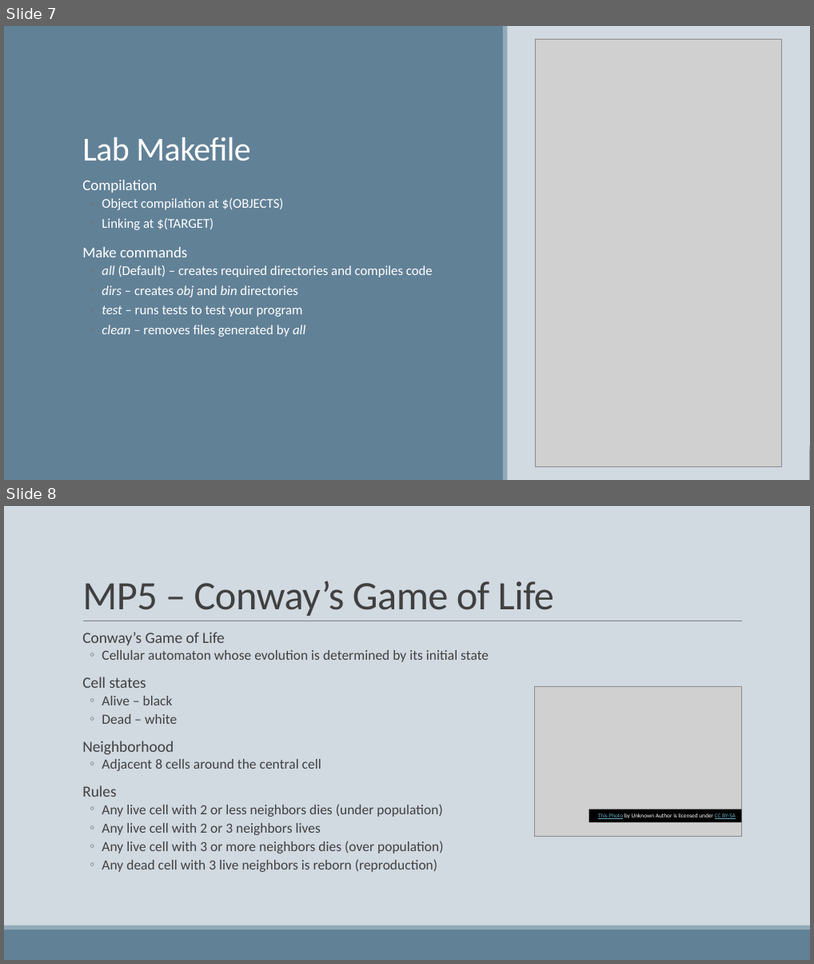
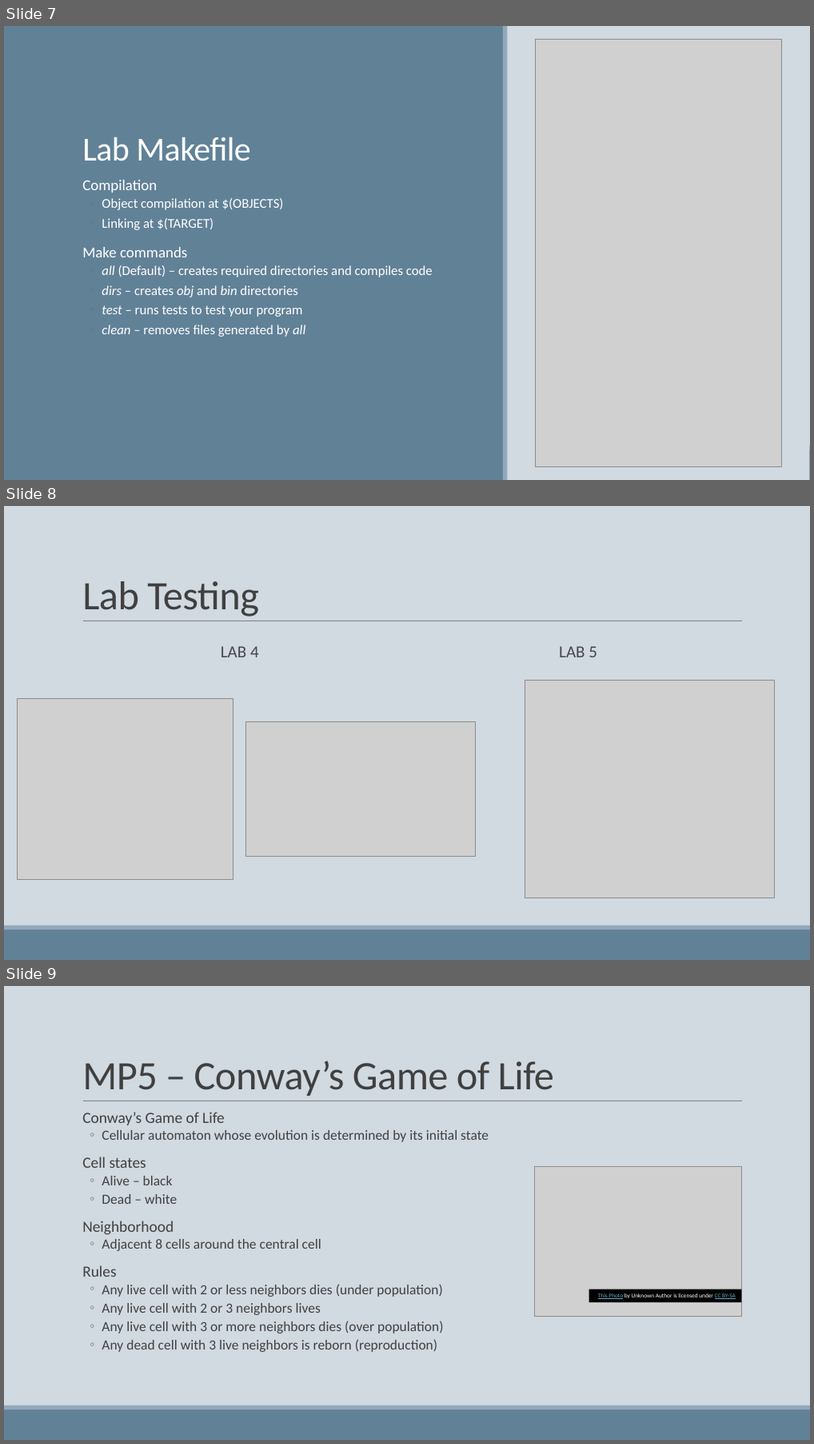
Before and after one commit to zwong15-2/ece220_comp, a slide deck: lab5/lecture/lab5.pptx. Shown one above the other, each under a label of ours: slides 7 and 8 before the commit, slides 7, 8 and 9 after it. The pictures are 814x964 and 814x1444 pixels, drawn with LibreOffice and Linux fonts; fonts in the diff are those of the drawing; grey boxes stand for pictures. Boxes give left, top, right and bottom in pixels: in the first picture for what was removed or moved away, otherwise in the second. Text is boxed around its words. In the diff, an @@ line names an element or a change of style, - is before the commit and + after.

Commit message:
Modifies lecture files

```diff
--- a/lab5/lecture/lab5.pptx
+++ b/lab5/lecture/lab5.pptx
@@ slide 8 added at [4, 506, 810, 960], background #D1D9E1; not listed: 3 template elements that a slide beside it also shows @@
@@ title added at [82, 581, 259, 616], 48 pt, text #404040 @@
+Lab Testing
@@ text added at [221, 646, 259, 657], 20 pt, text #46464A @@
+LAB 4
@@ text added at [559, 646, 598, 657], 20 pt, text #46464A @@
+LAB 5
@@ picture added at [526, 680, 774, 897] @@
@@ picture added at [18, 698, 234, 880] @@
@@ picture added at [246, 721, 476, 856] @@
@@ what was slide 8 is now slide 9 @@
```
Also in this commit, not shown: 1 other file.
